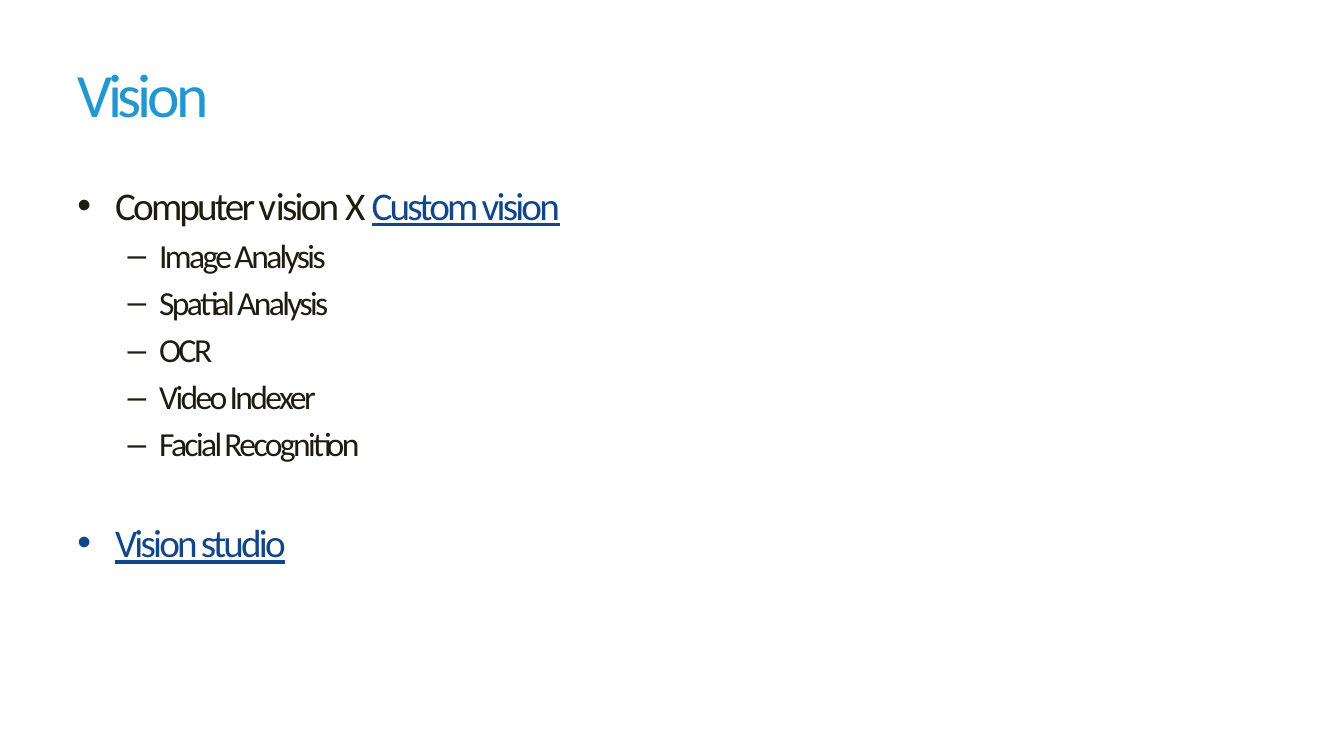
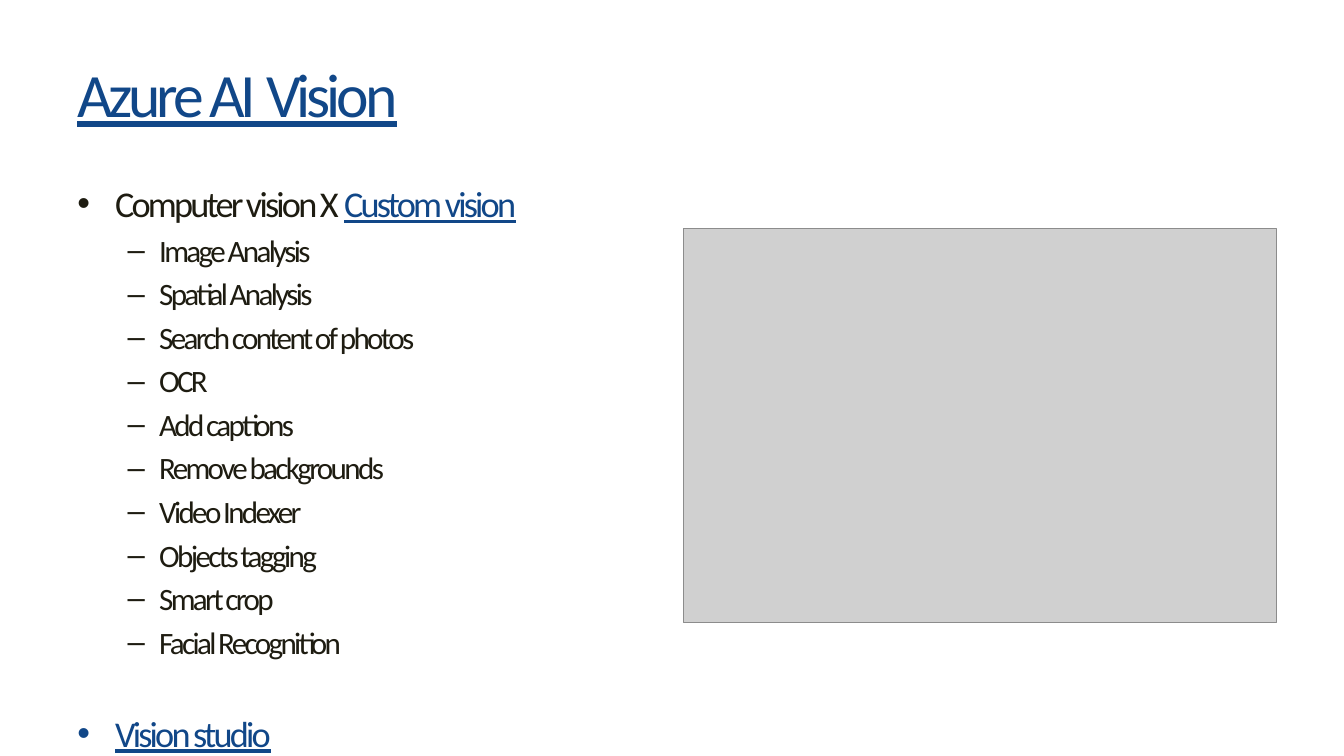
Before and after one commit to havit/CloudApplicationsDevelopment, a slide deck: slide 4 of Lab8-CognitiveServices/Cognitive-services.pptx (slide 3 before the commit). Drawn at 1344x756 pixels with LibreOffice and Linux fonts; fonts in the diff are those of the drawing; grey boxes stand for pictures; background and template pictures are left out. Boxes give left, top, right and bottom in pixels: in the first picture for what was removed or moved away, otherwise in the second. Text is boxed around its words. In the diff, an @@ line names an element or a change of style, - is before the commit and + after.

```diff
--- a/Lab8-CognitiveServices/Cognitive-services.pptx
+++ b/Lab8-CognitiveServices/Cognitive-services.pptx
@@ title at [77, 74, 397, 127]: text changed; text colour #2097D0 to #114788 @@
-Vision
+Azure AI Vision
@@ text at [115, 192, 516, 660]: size 28 to 25.9 pt in "Computer vision X Custom vision", "Vision studio"; size 24 to 22.2 pt in "Image Analysis", "Spatial Analysis", "OCR", "Video Indexer" and 1 more places @@
@@ picture added at [684, 229, 1277, 623] @@
@@ text at [159, 327, 414, 354]: paragraph added @@
+  – Search content of photos
@@ text at [159, 414, 384, 485]: paragraphs added @@
+  – Add captions
+  – Remove backgrounds
@@ text at [159, 545, 317, 615]: paragraphs added @@
+  – Objects tagging
+  – Smart crop
```
Also in this commit, not shown: 5 other slides changed, 2 slides added, 1 slide removed.
